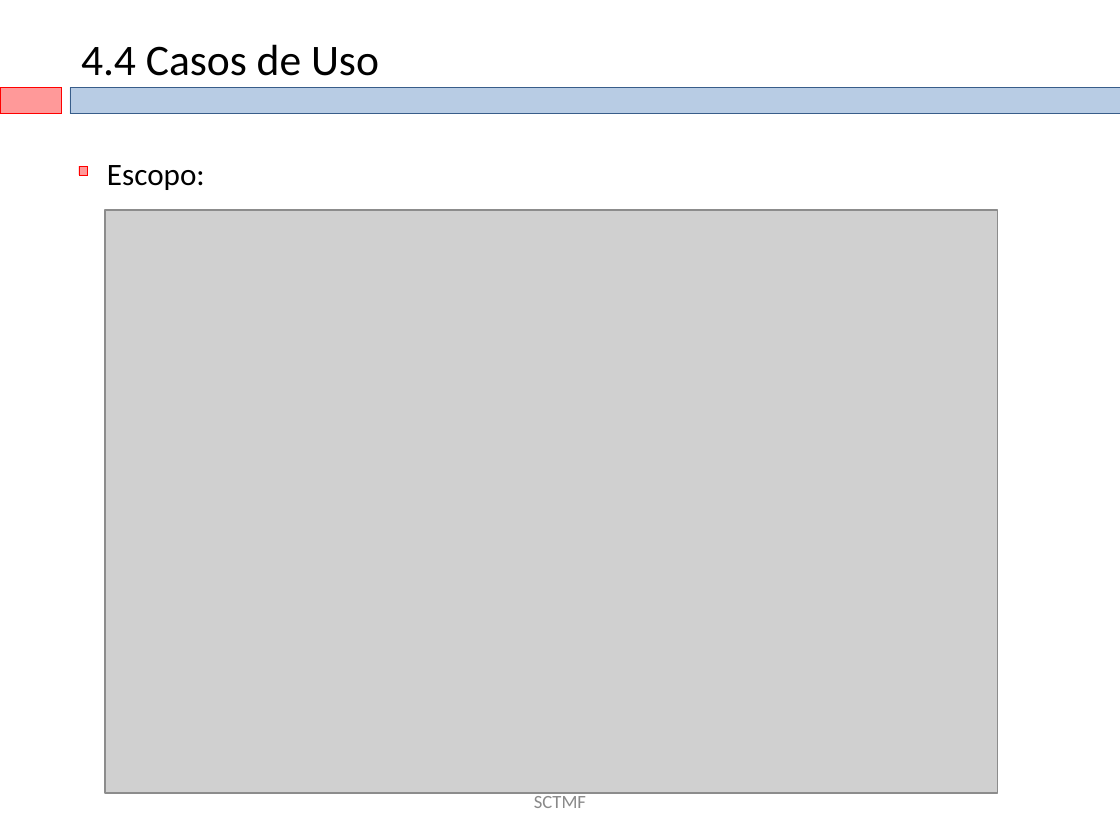
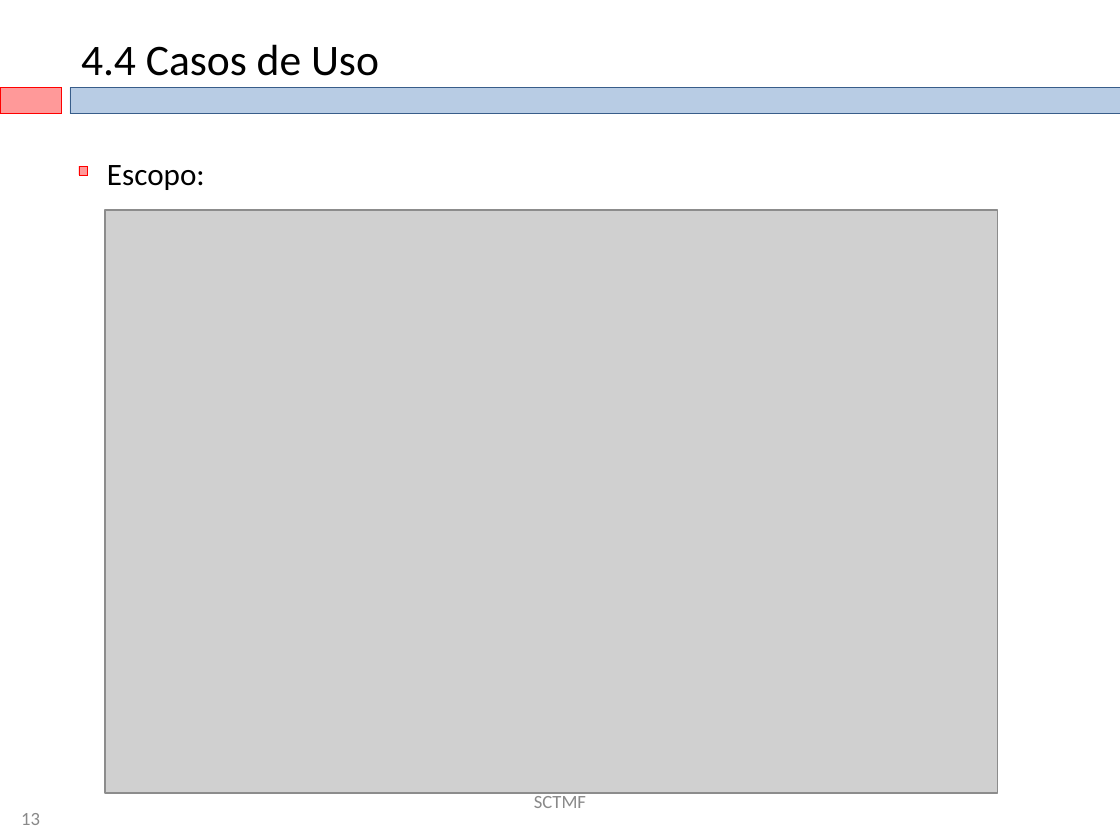
Before and after one commit to eduardoabreubg/sctmf, a slide deck: slide 13 of sctmf/documentation/SCTMF-Final_20071201.ppt. Drawn at 1120x840 pixels with LibreOffice and Linux fonts; fonts in the diff are those of the drawing; grey boxes stand for pictures; background and template pictures are left out. Boxes give left, top, right and bottom in pixels: in the first picture for what was removed or moved away, otherwise in the second. Text is boxed around its words. In the diff, an @@ line names an element or a change of style, - is before the commit and + after.

```diff
--- a/sctmf/documentation/SCTMF-Final_20071201.ppt
+++ b/sctmf/documentation/SCTMF-Final_20071201.ppt
@@ text added at <box>21,813,40,825</box>, 12 pt, text #898989 @@
+13
```
Also in this commit, not shown: 18 other slides changed, 2 slides added.
